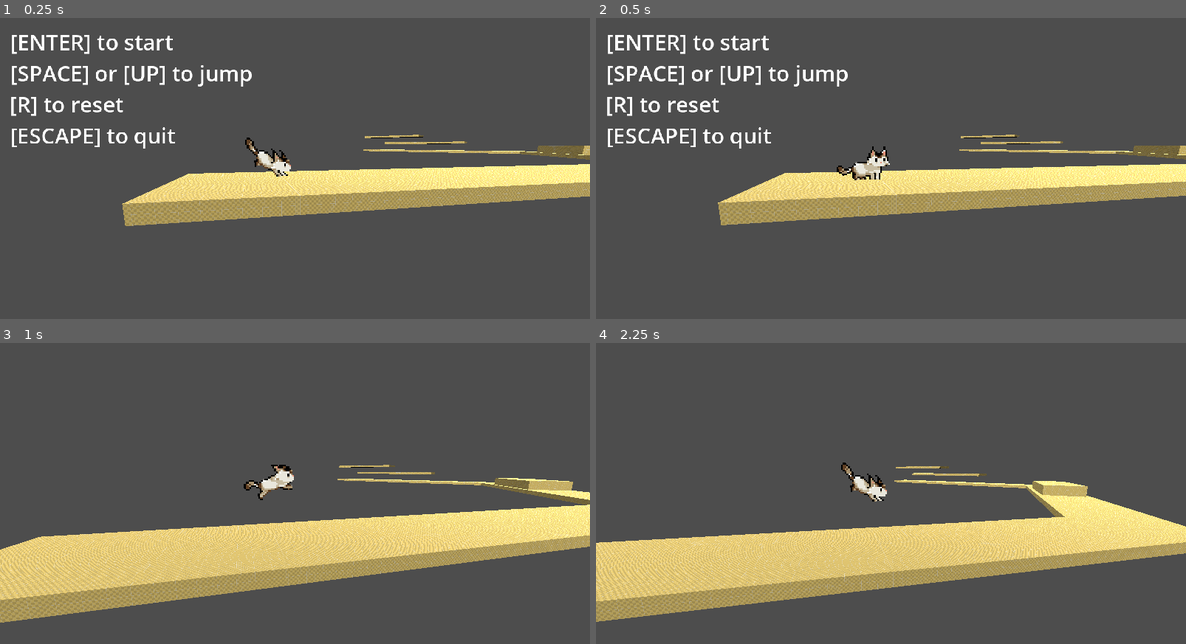
Above: before the commit, frames 1-4 (two rows, left to right).
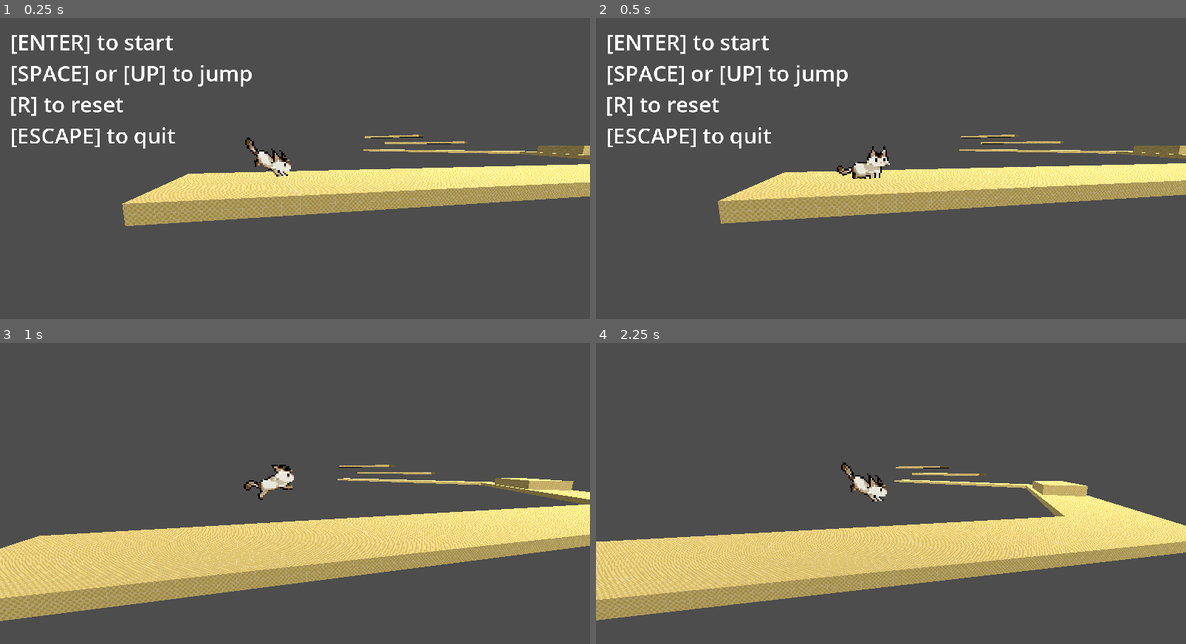
Above: after the commit, the same moments.

Repository: frere-tux/NekoNoYaro
Game: Godot game, scene res://Team/Antonin/proto_1.tscn
The game is run twice, just before and just after one commit, with the same random seed, the same clock (stepped at 60 frames per second) and the same inputs.
Inputs:
- Up to frame 1 (0.25 s): no input
- Up to frame 2 (0.5 s): no input
- Up to frame 3 (1 s): tap Enter (Confirm) at 0.5 s; hold Enter (Confirm) from 0.53 s (still down); tap Space (Jump) at 0.77, 0.8 s
- Up to frame 4 (2.25 s): tap Space (Jump) at 1.07, 1.35, 1.52, 1.82 s; release Enter (Confirm) at 1.28 s; tap Enter (Confirm) at 1.55 s; hold Enter (Confirm) from 2.03 s (still down)

Frame 1 is identical in both runs. In frame 2, 4.3% of the frame differs, in the area x 20-100%, y 38-69%; in frame 3, 10%; in frame 4, 10%, in the area x 0-100%, y 40-93%.

Commit message:
Added simple slide to the cat

Diff:
--- a/Team/Antonin/cat.gd
+++ b/Team/Antonin/cat.gd
@@ -2,19 +2,34 @@
 
 extends CharacterBody3D
 
+enum CatMotionState {IDLE, RUNNING, JUMPING, SLIDING}
+
+@onready var animated_sprite = $AnimatedSprite3D
+@onready var base_collision = $BaseCollision
+@onready var slide_collision = $SlideCollision
+@onready var ceiling_trigger = $CeilingTrigger
+
+@onready var debug_label = $DebugLabel
+
 @export var cat_path: CatPath
+@export var lost_path_distance: float = 1.5
 
 @export var speed: 	float = 5.0
 
-@export var lost_path_distance: float = 1.5
+var motion_state: CatMotionState = CatMotionState.IDLE
 
+# Jump
 @export var max_jump_time: 				float = 0.6
 @export var initial_jump_velocity: 		float = 3.5
 @export var continuous_jum_velocity: 	float = 5.0
-var is_jumping: 	bool = false;
-var jump_time:       float = 0.0
+var jump_time: float = 0.0
 
-@onready var animated_sprite = $AnimatedSprite3D
+# Slide
+@export var slide_speed:	float = 5.0
+@export var min_slide_time:	float = 0.5
+@export var max_slide_time:	float = 1.0
+var slide_time: float = 0.0
+
 
 var started = false
 
@@ -25,6 +40,7 @@
 func _input(event):
 	if event.is_action_pressed("Confirm"):
 		started = true
+		motion_state = CatMotionState.RUNNING
 
 
 func _physics_process(delta):
@@ -36,24 +52,37 @@
 	if started == true:
 
 		# Handle jump.
-		if Input.is_action_just_pressed("Jump") and is_on_floor() and not is_jumping:
-			is_jumping = true
+		if motion_state != CatMotionState.JUMPING and Input.is_action_just_pressed("Jump") and is_on_floor():
+			motion_state = CatMotionState.JUMPING
 			velocity.y = initial_jump_velocity
-		elif Input.is_action_pressed("Jump") and is_jumping and jump_time < max_jump_time:
+		elif motion_state == CatMotionState.JUMPING and jump_time < max_jump_time and Input.is_action_pressed("Jump"):
 			velocity.y += continuous_jum_velocity * delta
 			jump_time+= delta
+		elif motion_state == CatMotionState.RUNNING and Input.is_action_just_pressed("Slide") and is_on_floor():
+			motion_state = CatMotionState.SLIDING
+			enable_slide_collision(true)
+		elif motion_state == CatMotionState.SLIDING and (slide_time < max_slide_time and (Input.is_action_pressed("Slide") or slide_time < min_slide_time) or ceiling_trigger.has_overlapping_bodies()):
+			slide_time += delta
 		else:
-			is_jumping = false
+			motion_state = CatMotionState.RUNNING
+			enable_slide_collision(false)
 			jump_time = 0.0
-
+			slide_time = 0.0
 
 		# Follow path
 		var direction = cat_path.path_follow.position - position
 		direction.y = 0.0
 		var distanceToPath = direction.length()
 
+		var current_speed
+		match motion_state:
+			CatMotionState.SLIDING:
+				current_speed = slide_speed
+			_:
+				current_speed = speed
+
 		if distanceToPath < lost_path_distance:
-			cat_path.path_follow.progress += speed * delta
+			cat_path.path_follow.progress += current_speed * delta
 			direction = cat_path.path_follow.position - position
 			direction.y = 0.0
 			distanceToPath = direction.length();
@@ -64,11 +93,11 @@
 		direction = direction.normalized()
 
 		if direction:
-			velocity.x = direction.x * maxf(speed, distanceToPath)
-			velocity.z = direction.z * maxf(speed, distanceToPath)
+			velocity.x = direction.x * maxf(current_speed, distanceToPath)
+			velocity.z = direction.z * maxf(current_speed, distanceToPath)
 		else:
-			velocity.x = move_toward(velocity.x, 0, speed)
-			velocity.z = move_toward(velocity.z, 0, speed)
+			velocity.x = move_toward(velocity.x, 0, current_speed)
+			velocity.z = move_toward(velocity.z, 0, current_speed)
 
 	move_and_slide()
 
@@ -78,14 +107,24 @@
 
 func _process(delta):
 
+	#debug_label.text = CatMotionState.keys()[motion_state]
+	#debug_label.text = "Ceiling" if ceiling_trigger.has_overlapping_bodies() else "No ceiling"
+
 	if is_on_wall():
 		animated_sprite.play("Hit")
 	elif not is_on_floor():
-		if is_jumping and jump_time == 0.0:
+		if motion_state == CatMotionState.JUMPING and jump_time == 0.0:
 			animated_sprite.play("Jump")
 		elif velocity.y < 0.0:
 			animated_sprite.play("Fall")
+	elif motion_state == CatMotionState.SLIDING:
+		animated_sprite.play("Slide")
 	elif velocity.x != 0.0 or velocity.z != 0.0:
 		animated_sprite.play("Run")
 	else:
 		animated_sprite.play("Stand_Idle")
+		motion_state = CatMotionState.IDLE
+
+func enable_slide_collision(enabled: bool):
+	base_collision.disabled = enabled
+	slide_collision.disabled = not enabled
--- a/Team/Antonin/cat.tscn
+++ b/Team/Antonin/cat.tscn
@@ -539,20 +539,49 @@
 }]
 
 [sub_resource type="CapsuleShape3D" id="CapsuleShape3D_1ws1y"]
-radius = 0.196
+radius = 0.18
 height = 0.615
 
+[sub_resource type="CapsuleShape3D" id="CapsuleShape3D_uj45d"]
+radius = 0.08
+height = 0.6
+
 [node name="Cat" type="CharacterBody3D"]
+collision_layer = 2
 script = ExtResource("1_ok6rl")
 
 [node name="AnimatedSprite3D" type="AnimatedSprite3D" parent="."]
 transform = Transform3D(1, 0, 0, 0, 1, 0, 0, 0, 1, -0.0501059, 0.399838, 0)
 pixel_size = 0.025
+double_sided = false
 texture_filter = 0
 sprite_frames = SubResource("SpriteFrames_bfegm")
-animation = &"Jump"
+animation = &"Run"
 autoplay = "Stand_Idle"
-
-[node name="CollisionShape3D" type="CollisionShape3D" parent="."]
+frame_progress = 0.588647
+
+[node name="BaseCollision" type="CollisionShape3D" parent="."]
 transform = Transform3D(-4.37114e-08, -1, 0, 1, -4.37114e-08, 0, 0, 0, 1, 0.00251524, 0.196131, 0)
 shape = SubResource("CapsuleShape3D_1ws1y")
+
+[node name="SlideCollision" type="CollisionShape3D" parent="."]
+transform = Transform3D(-4.37114e-08, -1, 0, 1, -4.37114e-08, 0, 0, 0, 1, -0.00815576, 0.0800738, 0)
+shape = SubResource("CapsuleShape3D_uj45d")
+disabled = true
+
+[node name="DebugLabel" type="Label" parent="."]
+anchors_preset = 1
+anchor_left = 1.0
+anchor_right = 1.0
+offset_left = -346.0
+offset_top = 15.0
+offset_right = -25.0
+offset_bottom = 62.0
+grow_horizontal = 0
+
+[node name="CeilingTrigger" type="Area3D" parent="."]
+transform = Transform3D(1, 0, 0, 0, 1, 0, 0, 0, 1, 0.00296569, 0.195921, 0)
+
+[node name="CollisionShape3D" type="CollisionShape3D" parent="CeilingTrigger"]
+transform = Transform3D(-4.37114e-08, -1, 0, 1, -4.37114e-08, 0, 0, 0, 1, 0, 0.000900209, 0)
+shape = SubResource("CapsuleShape3D_1ws1y")
Not shown: 1 places in Team/Antonin/cat.tscn that only renumber resources
